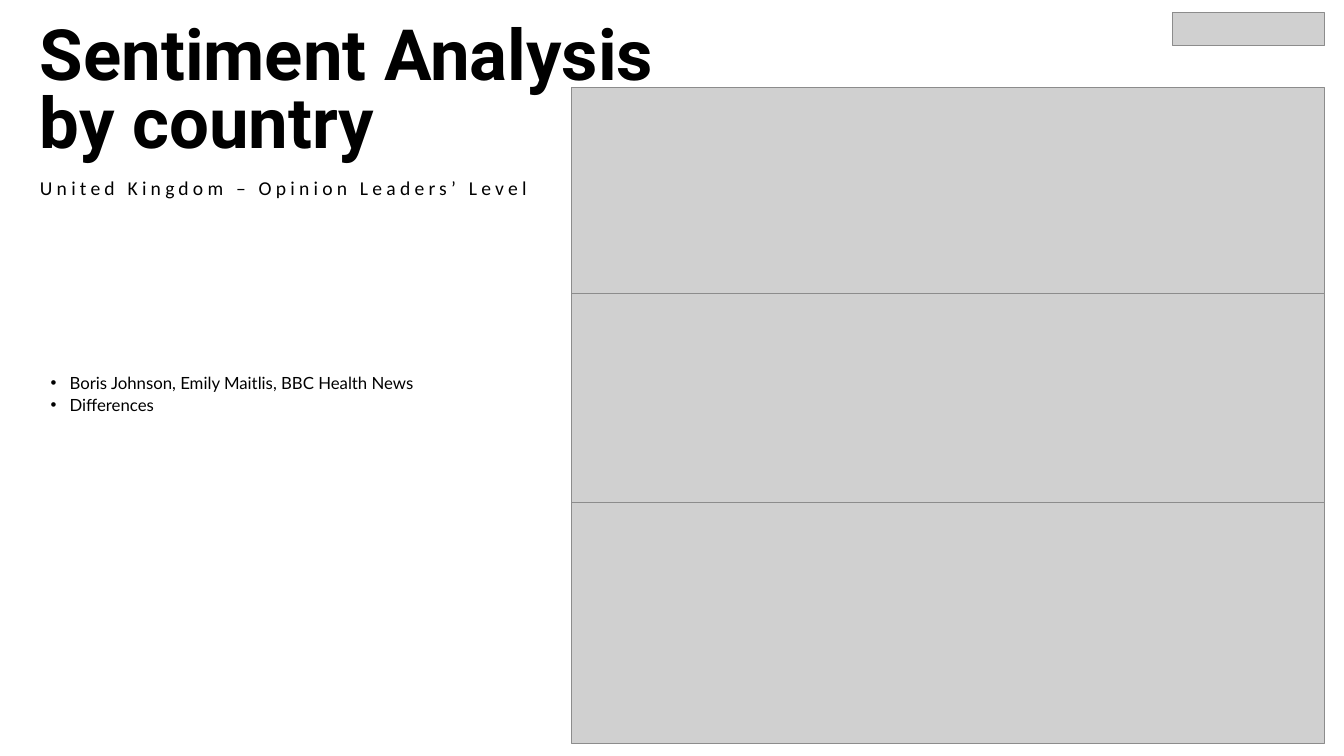
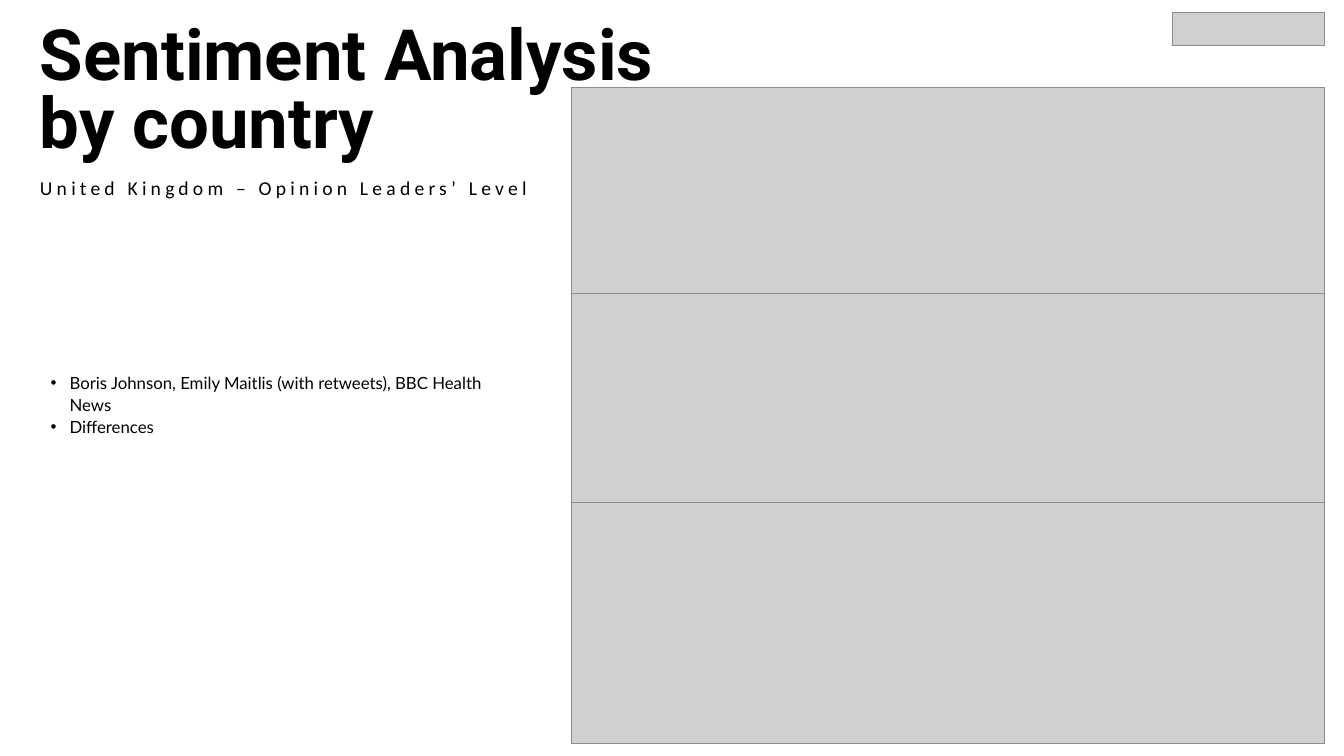
Before and after one commit to Franca97/Web_Data_and-_Digital_Analytics, a slide deck: slide 13 of Presentation.pptx. Drawn at 1344x756 pixels with LibreOffice and Linux fonts; fonts in the diff are those of the drawing; grey boxes stand for pictures. Boxes give left, top, right and bottom in pixels: in the first picture for what was removed or moved away, otherwise in the second. Text is boxed around its words. In the diff, an @@ line names an element or a change of style, - is before the commit and + after.

```diff
--- a/Presentation.pptx
+++ b/Presentation.pptx
@@ text at (x1=70, y1=376, x2=481, y2=411): text changed @@
-• Boris Johnson, Emily Maitlis, BBC Health News
+• Boris Johnson, Emily Maitlis (with retweets), BBC Health News
```
Also in this commit, not shown: 2 other slides changed.
